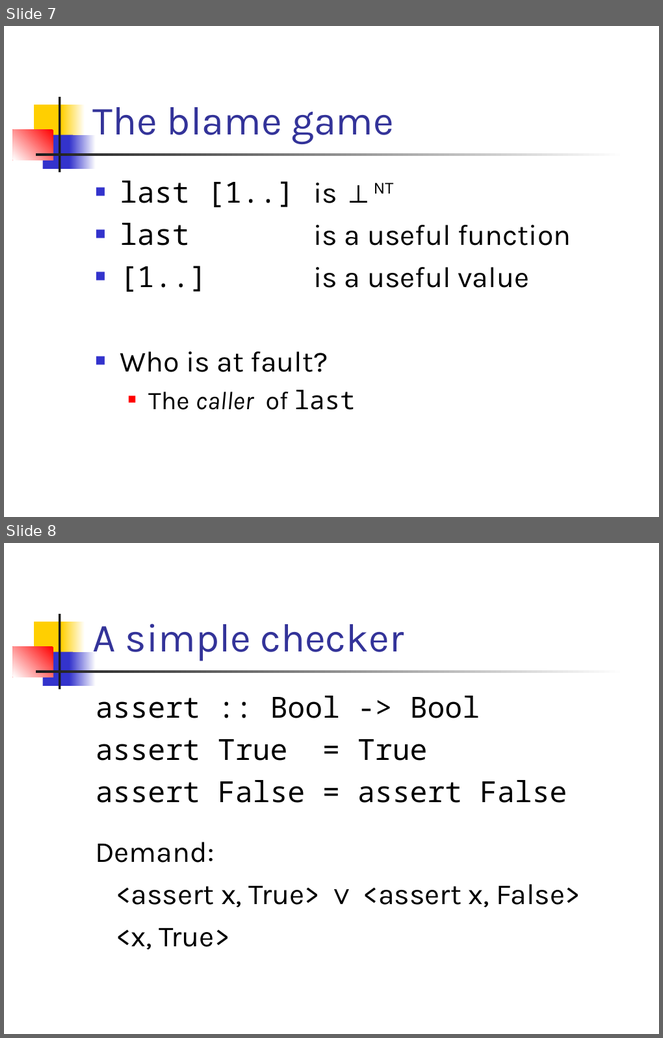
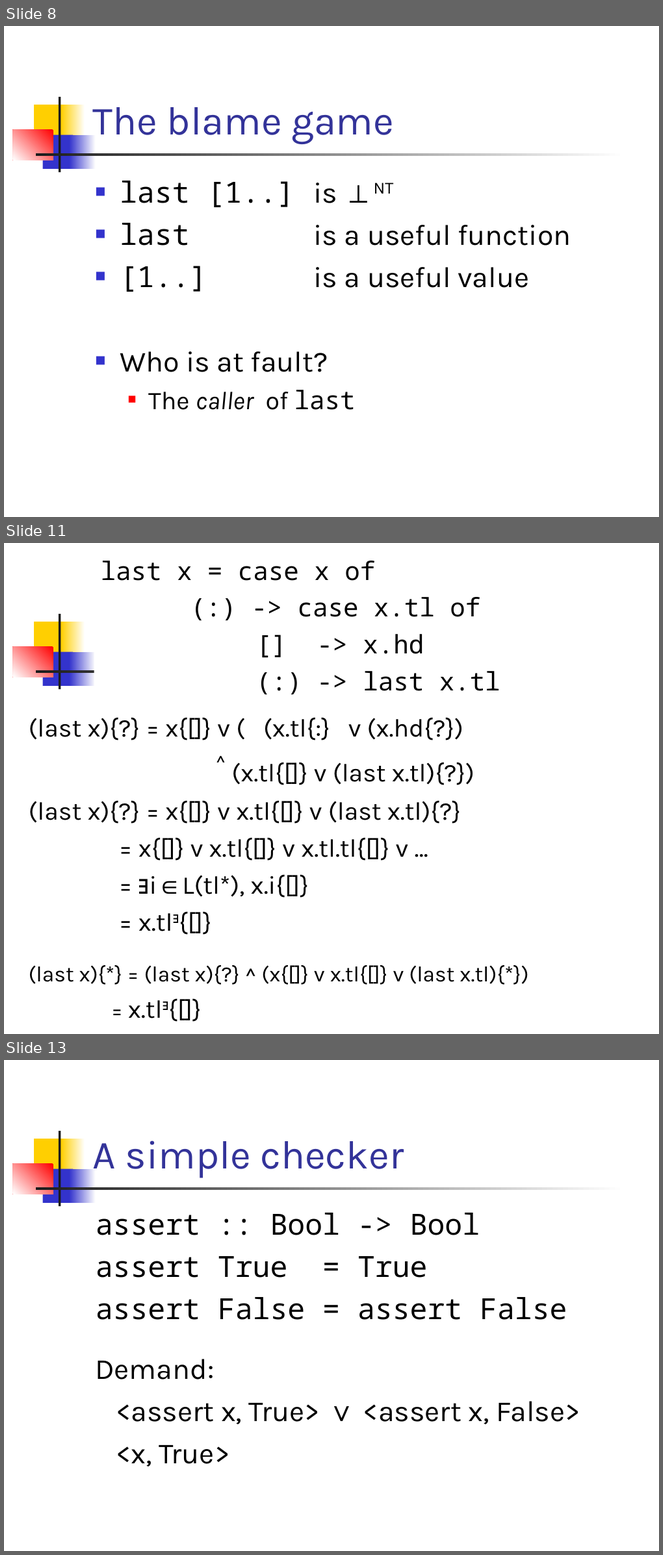
Before and after one commit to ndmitchell/catch, a slide deck: academic/plasma-presentation-termination/catch.ppt. Shown one above the other, each under a label of ours: slides 7 and 8 before the commit, slides 8, 11 and 13 after it; the slides between them are not shown. The pictures are 663x1038 and 663x1555 pixels, drawn with LibreOffice and Linux fonts; fonts in the diff are those of the drawing. Boxes give left, top, right and bottom in pixels: in the first picture for what was removed or moved away, otherwise in the second. Text is boxed around its words. In the diff, an @@ line names an element or a change of style, - is before the commit and + after.

Commit message:
More work done

```diff
--- a/academic/plasma-presentation-termination/catch.ppt
+++ b/academic/plasma-presentation-termination/catch.ppt
@@ slide 11 added at box(4, 543, 659, 1034), background #FFFFFF; not listed: 7 template elements that a slide beside it also shows @@
@@ text added at box(101, 561, 501, 691), 28 pt, text #000000 @@
+last x = case x of
+(:) -> case x.tl of
+[] -> x.hd
+(:) -> last x.tl
@@ text added at box(29, 717, 529, 1019), 28 pt, text #000000 @@
+(last x){?} = x{[]} v ( (x.tl{:} v (x.hd{?})
+^ (x.tl{[]} v (last x.tl){?})
+(last x){?} = x{[]} v x.tl{[]} v (last x.tl){?}
+= x{[]} v x.tl{[]} v x.tl.tl{[]} v …
+= ∃i∈L(tl*), x.i{[]}
+= x.tl∃{[]}
+(last x){*} = (last x){?} ^ (x{[]} v x.tl{[]} v (last x.tl){*})
+= x.tl∃{[]}
@@ what was slide 7 is now slide 8 @@
@@ what was slide 8 is now slide 13 @@
```
Also in this commit, not shown: 4 other slides added.
